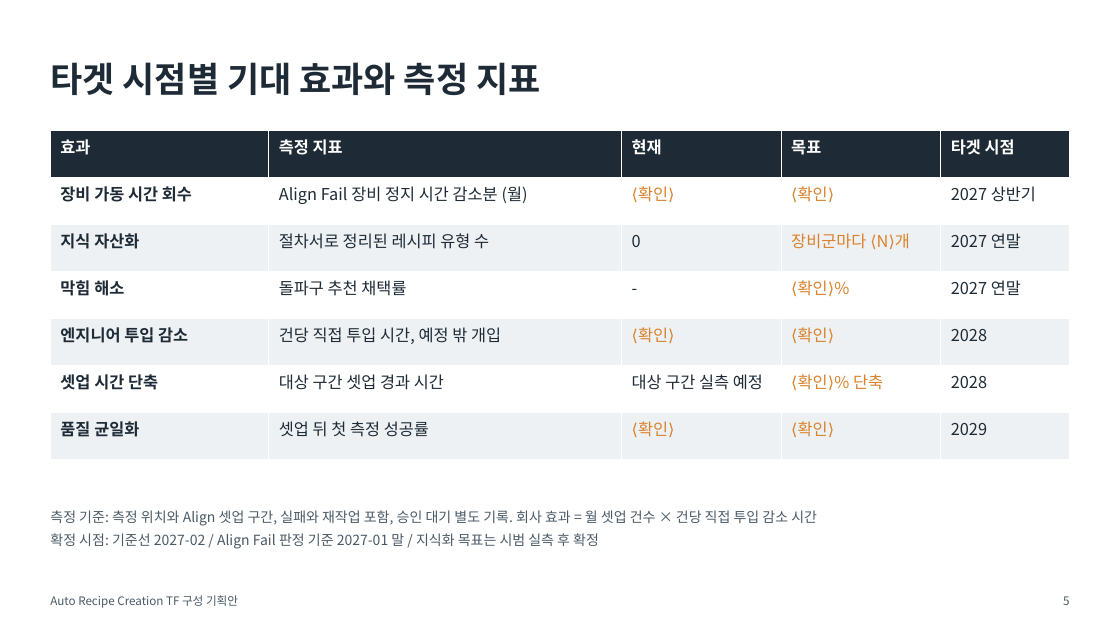
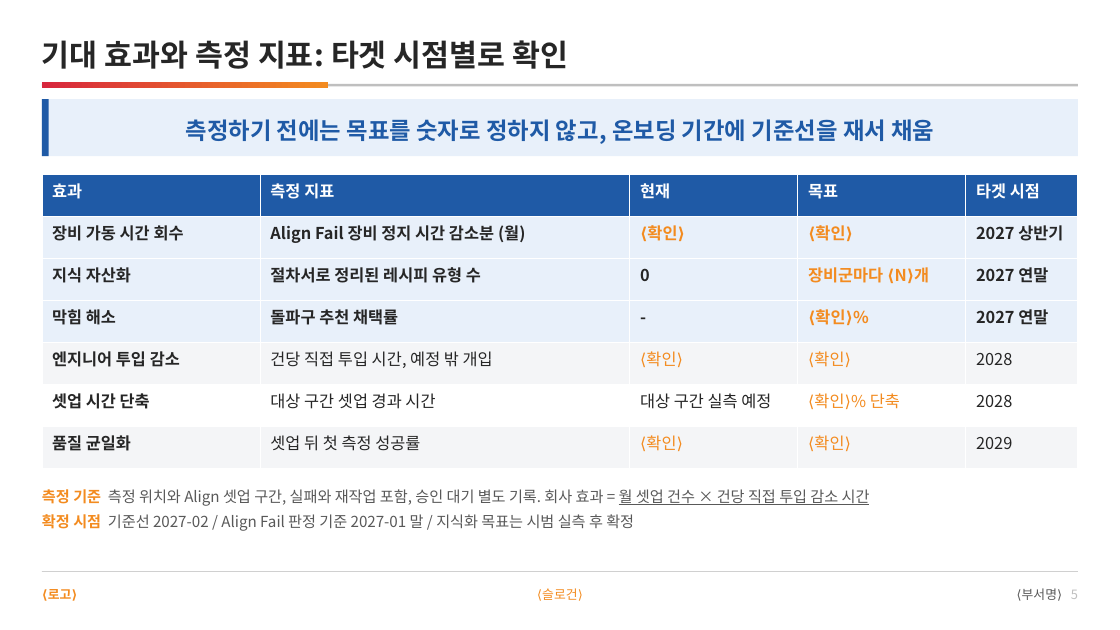
Before and after one commit to DarrenKoi/pm_notes, a slide deck: slide 5 of my-task/arc-tf/deliverables/arc-tf-proposal.pptx. Drawn at 1120x630 pixels with LibreOffice and Linux fonts; fonts in the diff are those of the drawing. Boxes give left, top, right and bottom in pixels: in the first picture for what was removed or moved away, otherwise in the second. Text is boxed around its words. In the diff, an @@ line names an element or a change of style, - is before the commit and + after.

```diff
--- a/my-task/arc-tf/deliverables/arc-tf-proposal.pptx
+++ b/my-task/arc-tf/deliverables/arc-tf-proposal.pptx
@@ text at box(42, 40, 568, 69): text changed; size 30 to 26 pt; text colour #1E2B36 to #262626 @@
-타겟 시점별 기대 효과와 측정 지표
+기대 효과와 측정 지표: 타겟 시점별로 확인
@@ rectangle added at box(42, 84, 1078, 87), fill #BFBFBF @@
@@ rectangle added at box(42, 82, 328, 88), fill gradient #D7263D to #F38B1F @@
@@ rectangle added at box(42, 99, 1078, 156), fill #E8F0FA @@
@@ rectangle added at box(42, 99, 49, 156), fill #1F5AA6 @@
@@ text added at box(186, 119, 934, 144), 20 pt, text #1F5AA6, bold @@
+측정하기 전에는 목표를 숫자로 정하지 않고, 온보딩 기간에 기준선을 재서 채움
@@ table at box(42, 175, 1078, 469) @@
@@ fill #1E2B36 to #1F5AA6 in row 1 @@
@@ fill #FFFFFF to #E8F0FA in 10 cells @@
@@ fill #EEF1F4 to #E8F0FA in row 3 @@
@@ fill #EEF1F4 to #F4F5F7 in 10 cells @@
@@ text colour #1E2B36 to #262626 in "장비 가동 시간 회수", "Align Fail 장비 정지 시간 감소분 (월)", "2027 상반기", "지식 자산화" and 17 more places @@
@@ bold on in "Align Fail 장비 정지 시간 감소분 (월)", "⟨확인⟩", "⟨확인⟩", "2027 상반기" and 8 more places @@
@@ text colour #D9822B to #F38B1F in "⟨확인⟩", "⟨확인⟩", "장비군마다 ⟨N⟩개", "⟨확인⟩%" and 5 more places @@
@@ table: place and size @@
-table at box(50, 130, 1070, 460)
+table at box(42, 175, 1078, 469)
@@ text at box(42, 489, 870, 531): text changed; size 12 to 13 pt; text colour #4A5A66 to #595959 @@
-측정 기준: 측정 위치와 Align 셋업 구간, 실패와 재작업 포함, 승인 대기 별도 기록. 회사 효과 = 월 셋업 건수 × 건당 직접 투입 감소 시간
-확정 시점: 기준선 2027-02 / Align Fail 판정 기준 2027-01 말 / 지식화 목표는 시범 실측 후 확정
+측정 기준 측정 위치와 Align 셋업 구간, 실패와 재작업 포함, 승인 대기 별도 기록. 회사 효과 = 월 셋업 건수 × 건당 직접 투입 감소 시간
+확정 시점 기준선 2027-02 / Align Fail 판정 기준 2027-01 말 / 지식화 목표는 시범 실측 후 확정
@@ rectangle added at box(42, 571, 1078, 572), fill #D0D0D0 @@
@@ text added at box(48, 589, 72, 599), 11 pt, text #F38B1F, bold @@
+⟨로고⟩
@@ text removed at box(50, 595, 238, 608) @@
-Auto Recipe Creation TF 구성 기획안
@@ text added at box(542, 588, 577, 600), 11 pt, text #F38B1F @@
+⟨슬로건⟩
@@ text added at box(1022, 588, 1078, 600), 11 pt, text #595959 @@
+⟨부서명⟩ 5
@@ text removed at box(1063, 596, 1069, 605) @@
-5
```
Also in this commit, not shown: 12 other slides changed, 2 other files.
